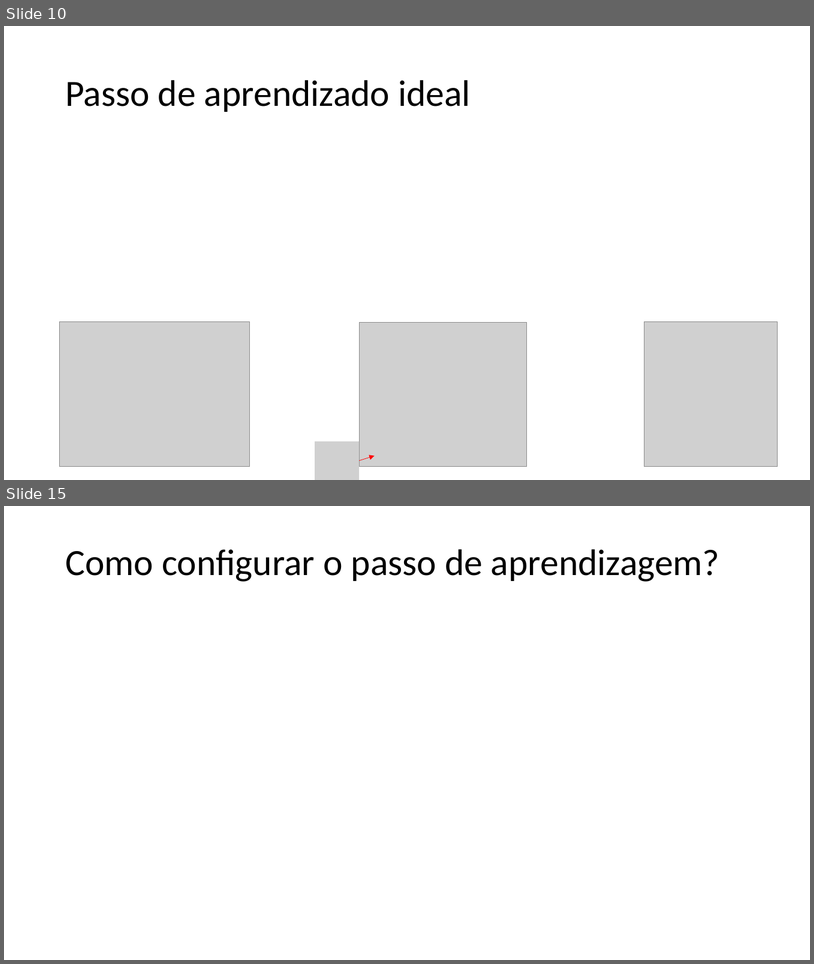
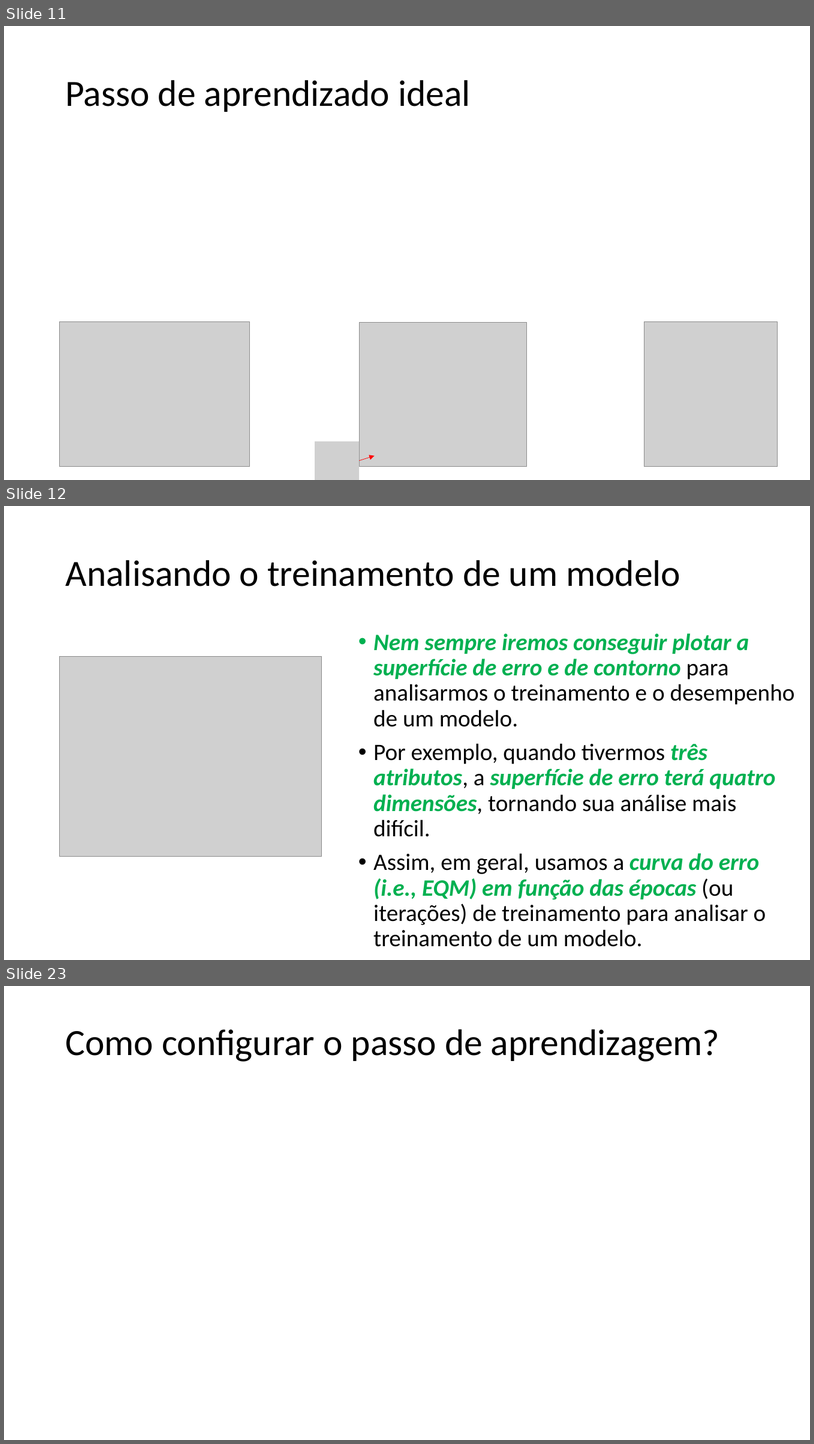
Before and after one commit to zz4fap/t319_aprendizado_de_maquina, a slide deck: slides/T319_Regressão_Linear (Parte III).pptx. Shown one above the other, each under a label of ours: slides 10 and 15 before the commit, slides 11, 12 and 23 after it; the slides between them are not shown. The pictures are 814x964 and 814x1444 pixels, drawn with LibreOffice and Linux fonts; fonts in the diff are those of the drawing; grey boxes stand for pictures. Boxes give left, top, right and bottom in pixels: in the first picture for what was removed or moved away, otherwise in the second. Text is boxed around its words. In the diff, an @@ line names an element or a change of style, - is before the commit and + after.

```diff
--- a/slides/T319_Regressão_Linear (Parte III).pptx
+++ b/slides/T319_Regressão_Linear (Parte III).pptx
@@ slide 12 added at <box>4,506,810,960</box>, background #FFFFFF @@
@@ title added at <box>65,560,681,586</box>, 44 pt, text #000000 @@
+Analisando o treinamento de um modelo
@@ text added at <box>374,633,795,946</box>, 28 pt, text #000000 @@
+• Nem sempre iremos conseguir plotar a superfície de erro e de contorno para analisarmos o treinamento e o desempenho de um modelo.
+• Por exemplo, quando tivermos três atributos, a superfície de erro terá quatro dimensões, tornando sua análise mais difícil.
+• Assim, em geral, usamos a curva do erro (i.e., EQM) em função das épocas (ou iterações) de treinamento para analisar o treinamento de um modelo.
@@ picture added at <box>60,657,322,856</box> @@
@@ what was slide 10 is now slide 11 @@
@@ what was slide 15 is now slide 23 @@
```
Also in this commit, not shown: 1 slide changed, 11 other slides added, 3 slides removed, 6 other files.
